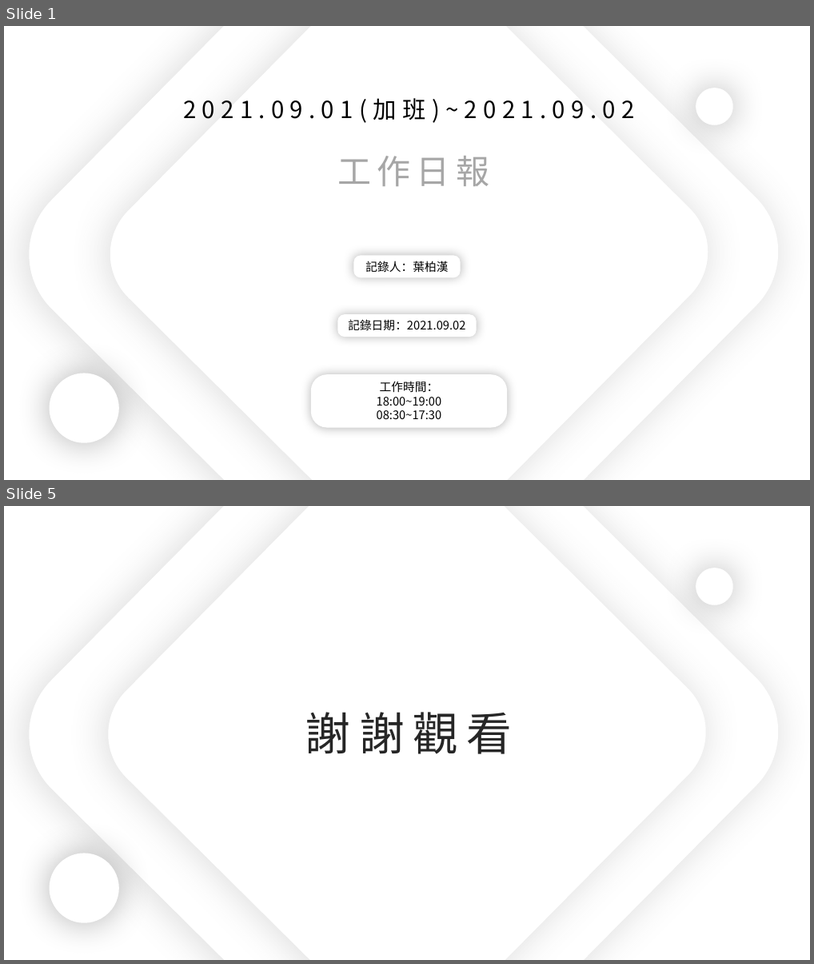
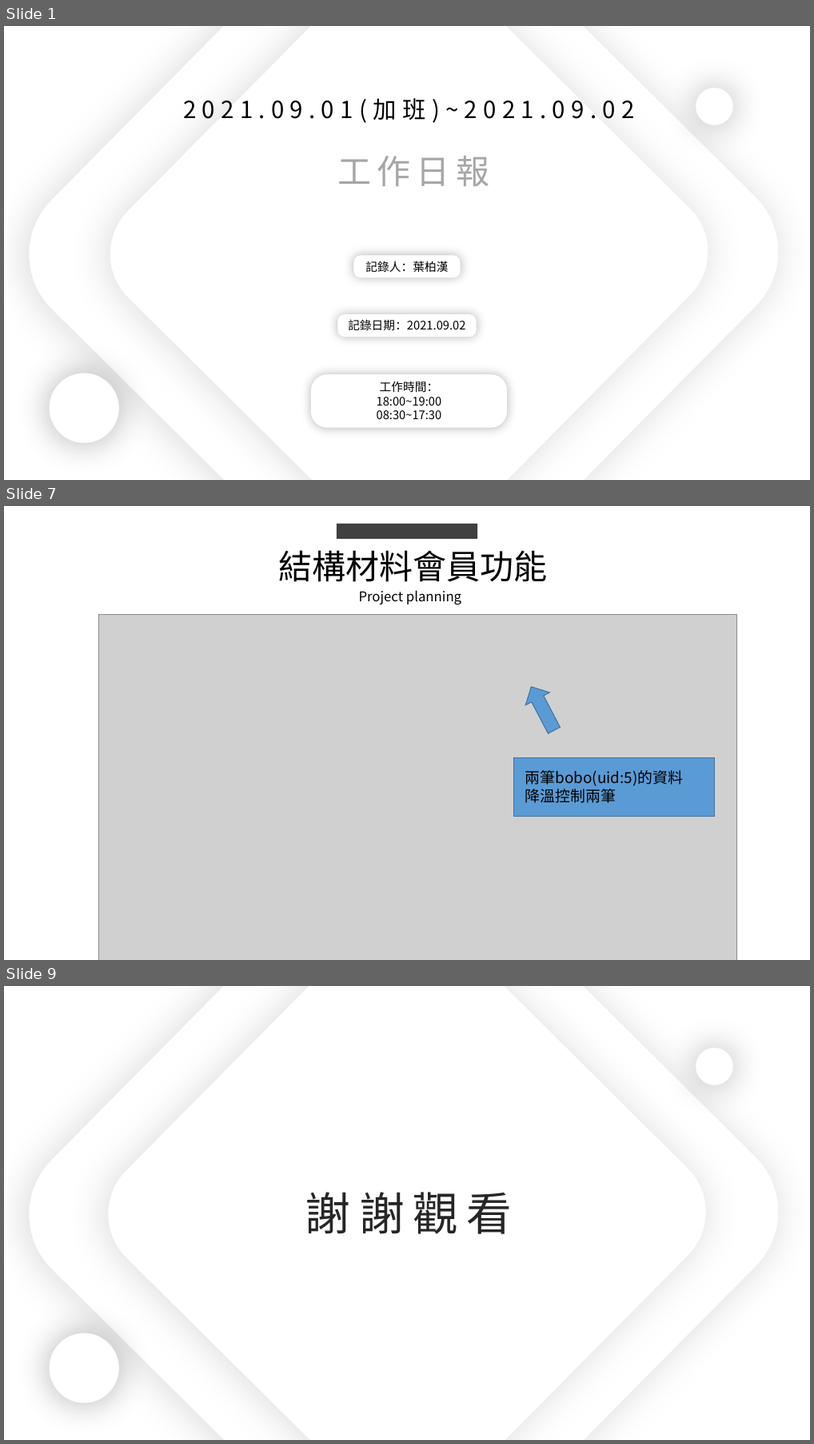
Before and after one commit to king637324/KnowledgeGreenhouseSystem, a slide deck: 工作日報_葉柏漢/2021.09/2021.09.01(加班)~2021.09.02工作日報_葉柏漢.pptx. Shown one above the other, each under a label of ours: slides 1 and 5 before the commit, slides 1, 7 and 9 after it; the slides between them are not shown. The pictures are 814x964 and 814x1444 pixels, drawn with LibreOffice and Linux fonts; fonts in the diff are those of the drawing; grey boxes stand for pictures. Boxes give left, top, right and bottom in pixels: in the first picture for what was removed or moved away, otherwise in the second. Text is boxed around its words. In the diff, an @@ line names an element or a change of style, - is before the commit and + after.

```diff
--- a/工作日報_葉柏漢/2021.09/2021.09.01(加班)~2021.09.02工作日報_葉柏漢.pptx
+++ b/工作日報_葉柏漢/2021.09/2021.09.01(加班)~2021.09.02工作日報_葉柏漢.pptx
@@ slide 7 added at bbox=[4, 506, 810, 960], background #FFFFFF @@
@@ rectangle added at bbox=[337, 524, 478, 539], fill #404040 @@
@@ text added at bbox=[279, 550, 548, 582], 40 pt, text #000000 @@
+結構材料會員功能
@@ text added at bbox=[359, 590, 462, 604], 16 pt, text #000000 @@
+Project planning
@@ picture added at bbox=[98, 614, 738, 960] @@
@@ right arrow added at bbox=[519, 680, 566, 736], fill #5B9BD5, outline #43739E 1 pt @@
@@ rectangle added at bbox=[514, 758, 715, 816], fill #5B9BD5, outline #43739E 1 pt @@
@@ text added at bbox=[526, 770, 684, 803], 18 pt, text #000000 @@
+兩筆bobo(uid:5)的資料
+降溫控制兩筆
@@ what was slide 5 is now slide 9 @@
```
Also in this commit, not shown: 3 slides changed, 3 other slides added, 12 other files.
